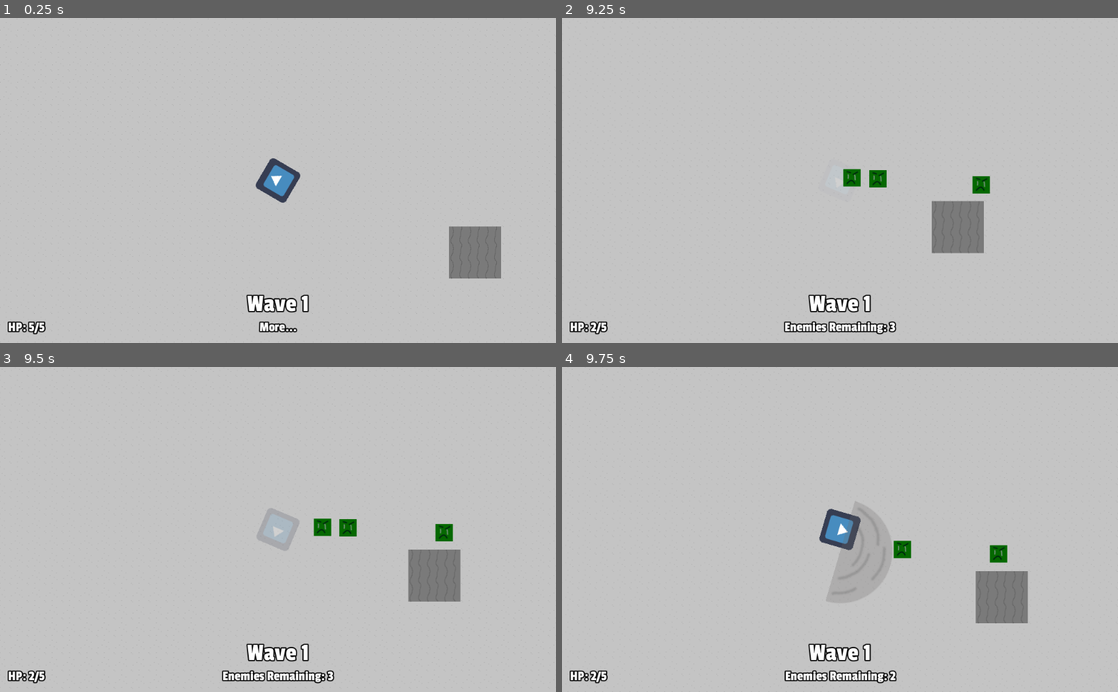
Above: before the commit, frames 1-4 (two rows, left to right).
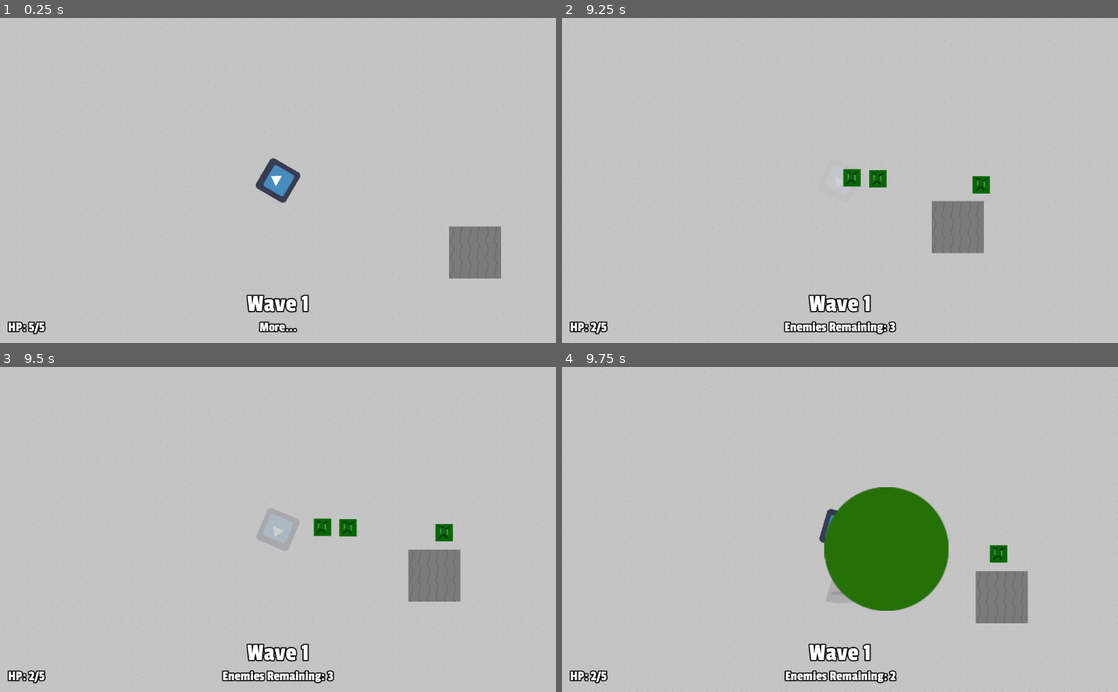
Above: after the commit, the same moments.

Repository: stuson/go-godot-4-game-jam
Game: Godot game, scene res://stages/Level.tscn
Two runs of this game, one before a commit and one after it. Both use one fixed random seed, a clock stepped at 60 frames per second and the inputs below. The engine's default icon, where the game draws it, is replaced by a stand-in: a white triangle on a blue panel in a dark square.
Inputs (mouse positions are in pixels of both pictures, inside the frame that each line leads up to):
- Up to frame 1 (0.25 s): no input
- Up to frame 2 (9.25 s): tap Enter at 0.5 s; move the mouse to (962, 164) at 0.52 s; press the mouse at (962, 164) at 0.53 s; hold D (move_right) 0.53-1.28 s; move the mouse to (728, 196) at 1.27 s; release the mouse at (728, 196) at 1.28 s; hold S (move_down) 1.28-2.03 s; tap Space (roll) every 1.5 s from 1.35 to 8.85 s; move the mouse to (895, 109) at 2.02 s; press the mouse at (895, 109) at 2.03 s; hold D (move_right) 2.03-2.78 s; move the mouse to (812, 245) at 2.77 s; release the mouse at (812, 245) at 2.78 s; hold W (move_up) 2.78-3.53 s; move the mouse to (1006, 229) at 3.52 s; press the mouse at (1006, 229) at 3.53 s; hold A (move_left) 3.53-5.03 s; move the mouse to (673, 131) at 4.27 s; release the mouse at (673, 131) at 4.28 s; move the mouse to (867, 180) at 5.02 s; press the mouse at (867, 180) at 5.03 s; hold S (move_down) 5.03-5.78 s; move the mouse to (756, 99) at 5.77 s; release the mouse at (756, 99) at 5.78 s; hold D (move_right) 5.78-6.53 s; move the mouse to (962, 164) at 6.52 s; press the mouse at (962, 164) at 6.53 s; hold W (move_up) 6.53-7.28 s; move the mouse to (728, 196) at 7.27 s; release the mouse at (728, 196) at 7.28 s; hold D (move_right) 7.28-8.03 s; move the mouse to (895, 109) at 8.02 s; press the mouse at (895, 109) at 8.03 s; hold S (move_down) 8.03-8.78 s; move the mouse to (812, 245) at 8.77 s; release the mouse at (812, 245) at 8.78 s; hold A (move_left) from 8.78 s (still down)
- Up to frame 3 (9.5 s): keep holding A (move_left)
- Up to frame 4 (9.75 s): move the mouse to (1006, 578) at 9.52 s; release A (move_left) at 9.53 s; press the mouse at (1006, 578) at 9.53 s; hold W (move_up) from 9.53 s (still down)

Frames 1-3 are identical in both runs. In frame 4, 6.8% of the frame differs, in the area x 47-70%, y 36-75%.

Commit message:
add general death explosion logic

Diff:
--- /dev/null
+++ b/characters/enemies/DeathExplosion.gd
@@ -0,0 +1,20 @@
+extends Node2D
+
+var death_action: FuncRef
+var color: Color
+
+onready var area = $Area2D
+onready var explosion_material: ShaderMaterial = $Sprite.material
+onready var player = $AnimationPlayer
+
+func _ready() -> void:
+    explosion_material.set_shader_param("color", color)
+    player.play("Explosion")
+
+func _on_AnimationPlayer_animation_finished(anim_name):
+    if anim_name == "Explosion":
+        var bodies = area.get_overlapping_bodies()
+        death_action.call_func(bodies)
+        player.play("Explosion Fade")
+    elif anim_name == "Explosion Fade":
+        queue_free()
--- /dev/null
+++ b/characters/enemies/DeathExplosion.tscn
@@ -0,0 +1,86 @@
+[gd_scene load_steps=8 format=2]
+
+[ext_resource path="res://assets/death_explosion.png" type="Texture" id=1]
+[ext_resource path="res://characters/enemies/DeathExplosion.gd" type="Script" id=2]
+
+[sub_resource type="CircleShape2D" id=1]
+radius = 64.0
+
+[sub_resource type="Animation" id=2]
+resource_name = "Explosion"
+length = 0.1
+tracks/0/type = "value"
+tracks/0/path = NodePath("Area2D:scale")
+tracks/0/interp = 1
+tracks/0/loop_wrap = true
+tracks/0/imported = false
+tracks/0/enabled = true
+tracks/0/keys = {
+"times": PoolRealArray( 0, 0.1 ),
+"transitions": PoolRealArray( 1, 1 ),
+"update": 0,
+"values": [ Vector2( 0, 0 ), Vector2( 1, 1 ) ]
+}
+tracks/1/type = "value"
+tracks/1/path = NodePath("Sprite:scale")
+tracks/1/interp = 1
+tracks/1/loop_wrap = true
+tracks/1/imported = false
+tracks/1/enabled = true
+tracks/1/keys = {
+"times": PoolRealArray( 0, 0.1 ),
+"transitions": PoolRealArray( 1, 1 ),
+"update": 0,
+"values": [ Vector2( 0, 0 ), Vector2( 1, 1 ) ]
+}
+
+[sub_resource type="Animation" id=3]
+resource_name = "Explosion Fade"
+length = 0.4
+tracks/0/type = "value"
+tracks/0/path = NodePath("Sprite:modulate")
+tracks/0/interp = 1
+tracks/0/loop_wrap = true
+tracks/0/imported = false
+tracks/0/enabled = true
+tracks/0/keys = {
+"times": PoolRealArray( 0, 0.4 ),
+"transitions": PoolRealArray( 4.14106, 4.14106 ),
+"update": 0,
+"values": [ Color( 1, 1, 1, 1 ), Color( 1, 1, 1, 0 ) ]
+}
+
+[sub_resource type="Shader" id=4]
+code = "shader_type canvas_item;
+
+uniform vec4 color = vec4(1, 1, 1, 1);
+
+void fragment() {
+    vec4 texture_color = texture(TEXTURE, UV);
+
+    COLOR = texture_color * color;
+}"
+
+[sub_resource type="ShaderMaterial" id=5]
+shader = SubResource( 4 )
+shader_param/color = Plane( 1, 1, 1, 1 )
+
+[node name="DeathExplosion" type="Node2D"]
+script = ExtResource( 2 )
+
+[node name="Area2D" type="Area2D" parent="."]
+collision_layer = 0
+collision_mask = 4
+
+[node name="CollisionShape2D" type="CollisionShape2D" parent="Area2D"]
+shape = SubResource( 1 )
+
+[node name="AnimationPlayer" type="AnimationPlayer" parent="."]
+anims/Explosion = SubResource( 2 )
+"anims/Explosion Fade" = SubResource( 3 )
+
+[node name="Sprite" type="Sprite" parent="."]
+material = SubResource( 5 )
+texture = ExtResource( 1 )
+
+[connection signal="animation_finished" from="AnimationPlayer" to="." method="_on_AnimationPlayer_animation_finished"]
--- a/characters/enemies/Enemy.gd
+++ b/characters/enemies/Enemy.gd
@@ -5,6 +5,8 @@
 export var damage = 1
 export var max_hp = 5
 export var speed = 100
+export(Color) var explode_color
+export(float) var explode_scale = 1
 
 var velocity
 var knockback_velocity = Vector2.ZERO
@@ -14,9 +16,12 @@
 onready var nav_agent: NavigationAgent2D = $NavigationAgent2D
 onready var nav_timer = $NavigationRefreshTimer
 
+export(PackedScene) var death_explosion
+
 func _ready() -> void:
     stats.max_hp = max_hp
     stats.current_hp = max_hp
+    stats.move_speed = speed
     stats.connect("die", self, "_on_Stats_die")
     nav_timer.connect("timeout", self, "_on_NavigationRefreshTimer_timeout")
 
@@ -24,7 +29,7 @@
     if not nav_agent.is_navigation_finished():
         var target_pos = nav_agent.get_next_location()
         var direction = global_transform.origin.direction_to(target_pos)
-        velocity = direction * speed
+        velocity = direction * stats.move_speed
         velocity += get_knockback_velocity()
         move_and_slide(velocity)
 
@@ -37,7 +42,13 @@
     return knockback_velocity
 
 func _on_Stats_die() -> void:
-    queue_free()
+    var explosion = death_explosion.instance()
+    explosion.color = explode_color
+    explosion.death_action = funcref(self, "death_explosion")
+    explosion.global_position = global_position
+    explosion.scale *= explode_scale * sqrt(scale.length())
+    get_tree().current_scene.add_child(explosion)
+
 
 func _on_Area2D_body_entered(body: Node) -> void:
     if body.has_node("Stats"):
@@ -45,3 +56,12 @@
 
 func _on_NavigationRefreshTimer_timeout() -> void:
     nav_agent.set_target_location(player.global_position)
+
+func death_explosion(bodies: Array) -> void:
+    for body in bodies:
+        if body.has_node("Stats"):
+            death_explosion_effect(body)
+    queue_free()
+
+func death_explosion_effect(body) -> void:
+    pass #Implement per enemy
--- a/characters/enemies/Enemy.tscn
+++ b/characters/enemies/Enemy.tscn
@@ -1,8 +1,12 @@
-[gd_scene load_steps=6 format=2]
+[gd_scene load_steps=7 format=2]
 
 [ext_resource path="res://characters/Stats.tscn" type="PackedScene" id=1]
 [ext_resource path="res://characters/enemies/Enemy.gd" type="Script" id=2]
 [ext_resource path="res://assets/enemy.png" type="Texture" id=3]
+[ext_resource path="res://characters/enemies/DeathExplosion.tscn" type="PackedScene" id=4]
+
+[sub_resource type="CircleShape2D" id=2]
+radius = 16.0312
 
 [sub_resource type="CapsuleShape2D" id=1]
 radius = 23.0
@@ -15,6 +19,7 @@
 collision_layer = 4
 collision_mask = 5
 script = ExtResource( 2 )
+death_explosion = ExtResource( 4 )
 
 [node name="Sprite" type="Sprite" parent="."]
 texture = ExtResource( 3 )
--- a/characters/enemies/basic_enemy/BasicEnemy.gd
+++ b/characters/enemies/basic_enemy/BasicEnemy.gd
@@ -1 +1,5 @@
 extends Enemy
+
+func death_explosion_effect(body: KinematicBody2D) -> void:
+    var stats: Stats = body.get_node("Stats")
+    stats.move_speed *= 1.5
--- a/characters/enemies/basic_enemy/BasicEnemy.tscn
+++ b/characters/enemies/basic_enemy/BasicEnemy.tscn
@@ -1,8 +1,9 @@
-[gd_scene load_steps=6 format=2]
+[gd_scene load_steps=7 format=2]
 
 [ext_resource path="res://characters/Stats.tscn" type="PackedScene" id=1]
 [ext_resource path="res://assets/enemy.png" type="Texture" id=2]
 [ext_resource path="res://characters/enemies/basic_enemy/BasicEnemy.gd" type="Script" id=3]
+[ext_resource path="res://characters/enemies/DeathExplosion.tscn" type="PackedScene" id=4]
 
 [sub_resource type="CapsuleShape2D" id=1]
 radius = 23.0
@@ -15,6 +16,9 @@
 collision_layer = 4
 collision_mask = 5
 script = ExtResource( 3 )
+explode_color = Color( 0.145098, 0.443137, 0.027451, 1 )
+explode_scale = 1.5
+death_explosion = ExtResource( 4 )
 
 [node name="Sprite" type="Sprite" parent="."]
 texture = ExtResource( 2 )
--- a/characters/enemies/basic_enemy/Enemy.gd
+++ /dev/null
@@ -1,28 +0,0 @@
-extends KinematicBody2D
-
-var speed = 100
-var velocity
-var knockback_velocity = Vector2.ZERO
-var direction: Vector2
-
-onready var player: KinematicBody2D = get_tree().get_nodes_in_group("Player")[0]
-onready var stats = $Stats
-
-export var damage = 1
-
-func _physics_process(delta: float) -> void:
-    direction = (player.global_position - global_position).normalized()
-    velocity = direction * speed
-    velocity += get_knockback_velocity()
-    move_and_slide(velocity)
-
-func take_hit(damage, knockback_direction):
-    knockback_velocity = knockback_direction * min(damage, 10) * 500
-    stats.take_hit(damage)
-
-func get_knockback_velocity() -> Vector2:
-    knockback_velocity = lerp(knockback_velocity, Vector2.ZERO, 0.2)
-    return knockback_velocity
-
-func _on_Stats_die() -> void:
-    queue_free()
--- a/characters/enemies/tank_enemy/TankEnemy.gd
+++ b/characters/enemies/tank_enemy/TankEnemy.gd
@@ -1 +1,8 @@
 extends Enemy
+
+func death_explosion_effect(body: KinematicBody2D) -> void:
+    var stats: Stats = body.get_node("Stats")
+    var heal = round(stats.max_hp * 0.3)
+    stats.max_hp = round(stats.max_hp * 1.3)
+    stats.current_hp += heal
+    body.scale *= 1.3
--- a/characters/enemies/tank_enemy/TankEnemy.tscn
+++ b/characters/enemies/tank_enemy/TankEnemy.tscn
@@ -1,8 +1,9 @@
-[gd_scene load_steps=6 format=2]
+[gd_scene load_steps=7 format=2]
 
 [ext_resource path="res://characters/Stats.tscn" type="PackedScene" id=1]
 [ext_resource path="res://assets/tank_enemy.png" type="Texture" id=2]
 [ext_resource path="res://characters/enemies/tank_enemy/TankEnemy.gd" type="Script" id=3]
+[ext_resource path="res://characters/enemies/DeathExplosion.tscn" type="PackedScene" id=4]
 
 [sub_resource type="CapsuleShape2D" id=1]
 radius = 45.0
@@ -18,6 +19,9 @@
 damage = 2
 max_hp = 10
 speed = 50
+explode_color = Color( 0.427451, 0.0313726, 0.0313726, 1 )
+explode_scale = 2.0
+death_explosion = ExtResource( 4 )
 
 [node name="Sprite" type="Sprite" parent="."]
 texture = ExtResource( 2 )
--- a/characters/player/weapons/sword/Swing.tscn
+++ b/characters/player/weapons/sword/Swing.tscn
@@ -30,7 +30,6 @@
 polygon = PoolVector2Array( 0, -64, 25.5, -59.13, 45.25, -45.25, 59.13, -25.5, 64, 0, 59.13, 25.5, 45.25, 45.25, 25.5, 59.13, 0, 64, 0, 0 )
 
 [node name="SwordSwing" type="Sprite" parent="."]
-modulate = Color( 1, 1, 1, 0 )
 show_behind_parent = true
 position = Vector2( 32, 0 )
 texture = ExtResource( 2 )
Binary file added: assets/death_explosion.png
Not shown, added: assets/death_explosion.png.import
